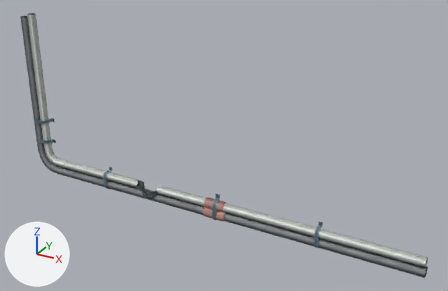
Renders of the FBX model quantum_unity/Assets/Models/Stages/Alleyway/Pipe_01.fbx from each side of a commit.
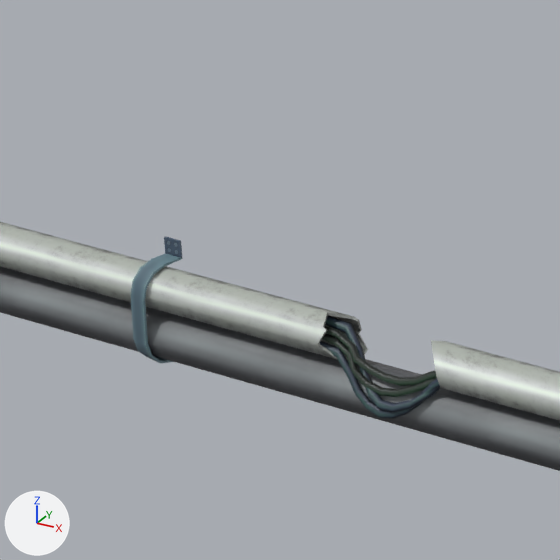
The first picture shows the older version from a 50 mm lens placed at (8.46, -15.11, 9.27), pointed at (0.11, 0.07, 1.68). The close-ups show both versions on the part from 18% to 40% of the width and 43% to 77% of the height of that picture; other places that the commit changed are outside them. The axes (+X, +Y, +Z) are drawn at lower left. The lights are the same throughout. Where no turn or scale is listed for an object, it has been applied to the vertices.

The first close-up shows 'Pipe_Connector11', 'sweep13', 'sweep14', 'sweep15', 'sweep16', 'sweep17', 'sweep3'.
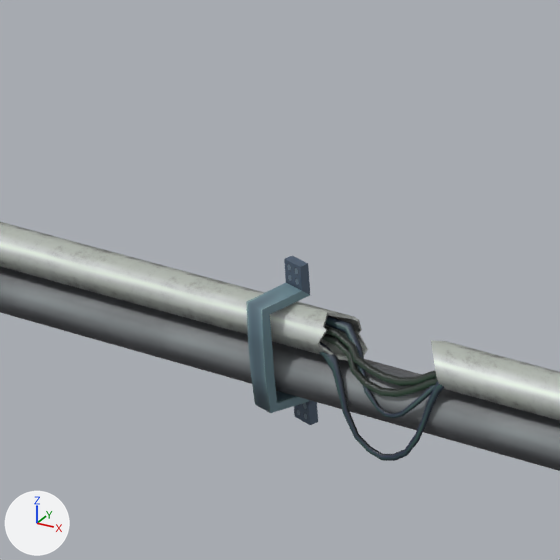
Pixel boxes [x1, y1, x2, y2] of what changed, in the close-ups (560 x 560 px):
'Pipe_Connector21', added (blue)
    after: [246, 256, 318, 425]
'sweep14', reshaped (53% taller)
    before: [320, 341, 440, 419]
    after: [319, 341, 444, 461]
'Pipe_Connector11', deleted (blue)
    before: [131, 236, 183, 364]

The edits, one by one:
me_mesh_008 is used by ob_sweep14; location (-2.501, -0.278, -0.48).
me_mesh_008 had 96 vertices, 88 faces and spanned x -0.603..0.462, y -0.09..0.083, z -0.18..0.164.
me_mesh_008 now has 128 vertices, 120 faces and spans x -0.603..0.462, y -0.092..0.083, z -0.465..0.163.
Part 1, on me_mesh_008:
83 vertices are removed from x -0.603..0.452, y -0.09..0.083, z -0.18..0.164.
88 faces are deleted.
115 vertices are added at x -0.603..0.452, y -0.092..0.074, z -0.465..0.156.
120 new faces join them.
Mesh me_mesh_012_1 is new.
It has 32 vertices, 30 faces and spans x -0.197..0.054, y -0.438..-0.047, z -0.59..0.482.
It uses material mat_m_trimsheet_02 (picture img_trimsheet_02_png).
Object 'Pipe_Connector11' (ob_pipe_connector11) is deleted.
Object 'Pipe_Connector21' (ob_pipe_connector21) is new; it shows me_mesh_012_1.
Its location is (-3.309, 0.041, -0.425).
